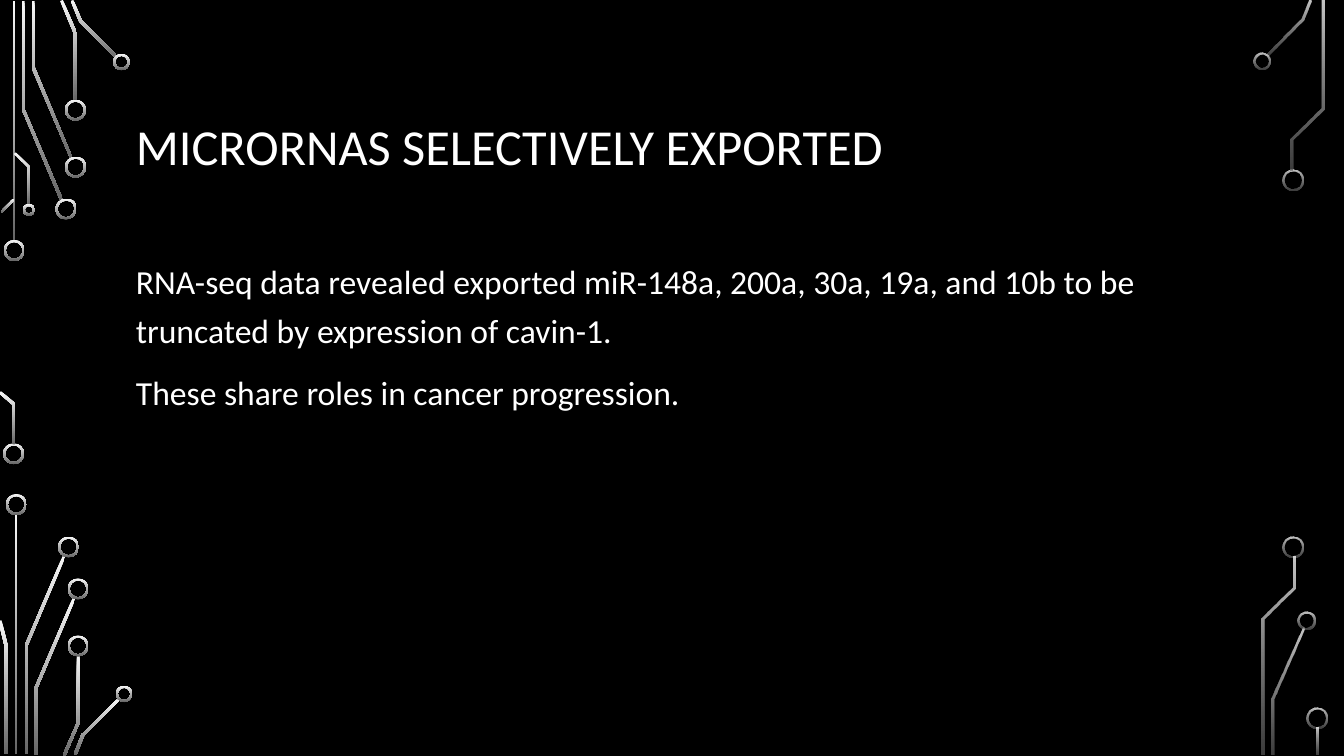
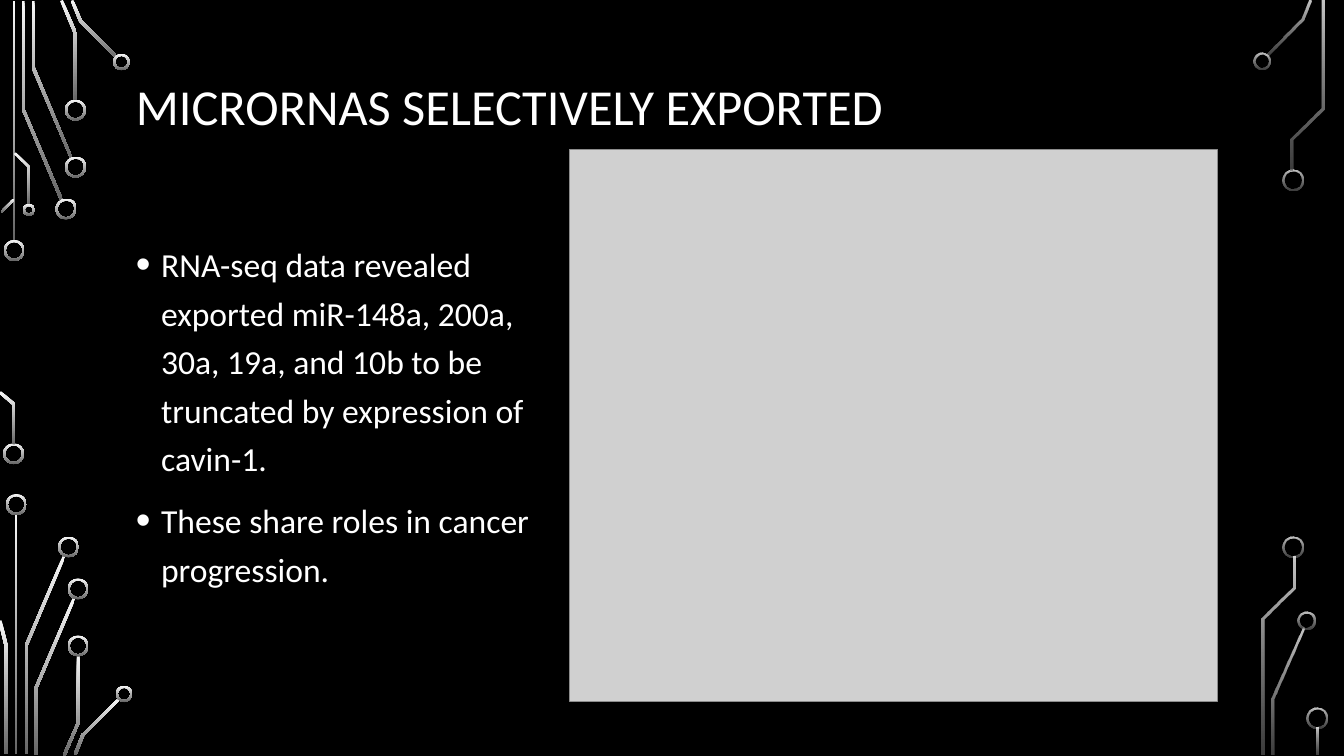
Before and after one commit to HarleyRobinson/Honours2, a slide deck: slide 6 of BackgroundInfo/MeetingSept.pptx. Drawn at 1344x756 pixels with LibreOffice and Linux fonts; fonts in the diff are those of the drawing; grey boxes stand for pictures; background and template pictures are left out. Boxes give left, top, right and bottom in pixels: in the first picture for what was removed or moved away, otherwise in the second. Text is boxed around its words. In the diff, an @@ line names an element or a change of style, - is before the commit and + after.

```diff
--- a/BackgroundInfo/MeetingSept.pptx
+++ b/BackgroundInfo/MeetingSept.pptx
@@ title "MICRORNAS SELECTIVELY EXPORTED": place and size @@
-title "MICRORNAS SELECTIVELY EXPORTED" at (136, 132, 883, 166)
+title "MICRORNAS SELECTIVELY EXPORTED" at (136, 92, 883, 126)
@@ picture added at (570, 149, 1218, 701) @@
@@ text "RNA-seq data revealed exported miR-148a, ...": place and size @@
-text "RNA-seq data revealed exported miR-148a, ..." at (136, 270, 1134, 411)
+text "RNA-seq data revealed exported miR-148a, ..." at (161, 253, 529, 588)
@@ text "RNA-seq data revealed exported miR-148a, ..." at (161, 253, 529, 588): bullet none to • @@
```
Also in this commit, not shown: 8 other slides changed, 1 slide added, 1 slide removed, 22 other files.
